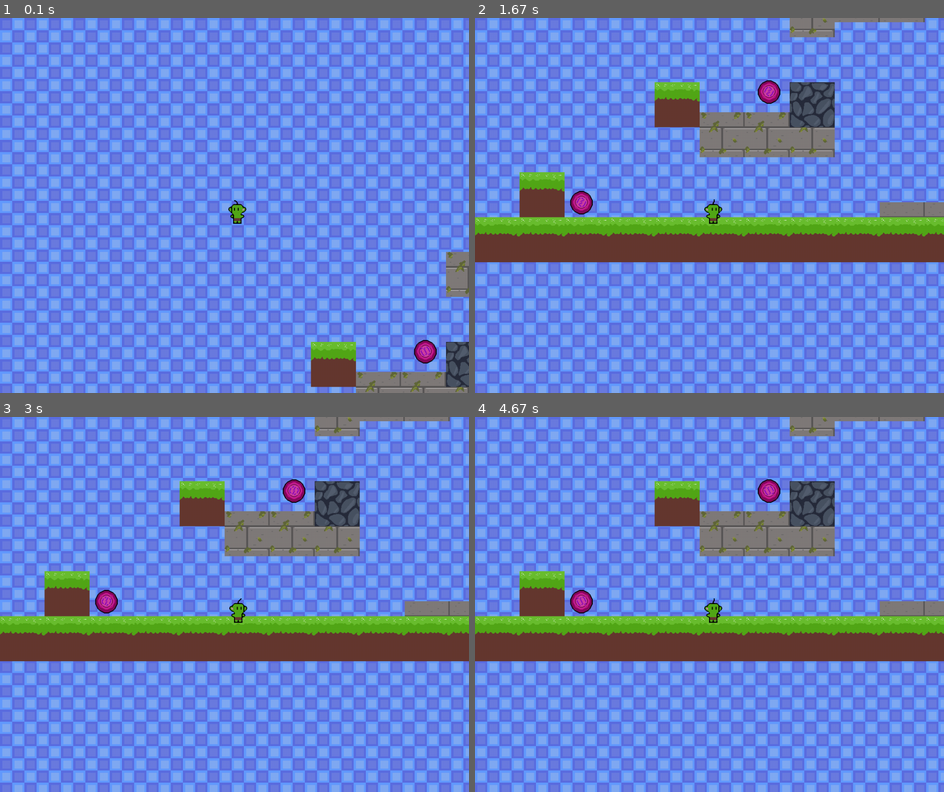
Above: before the commit, frames 1-4 (two rows, left to right).
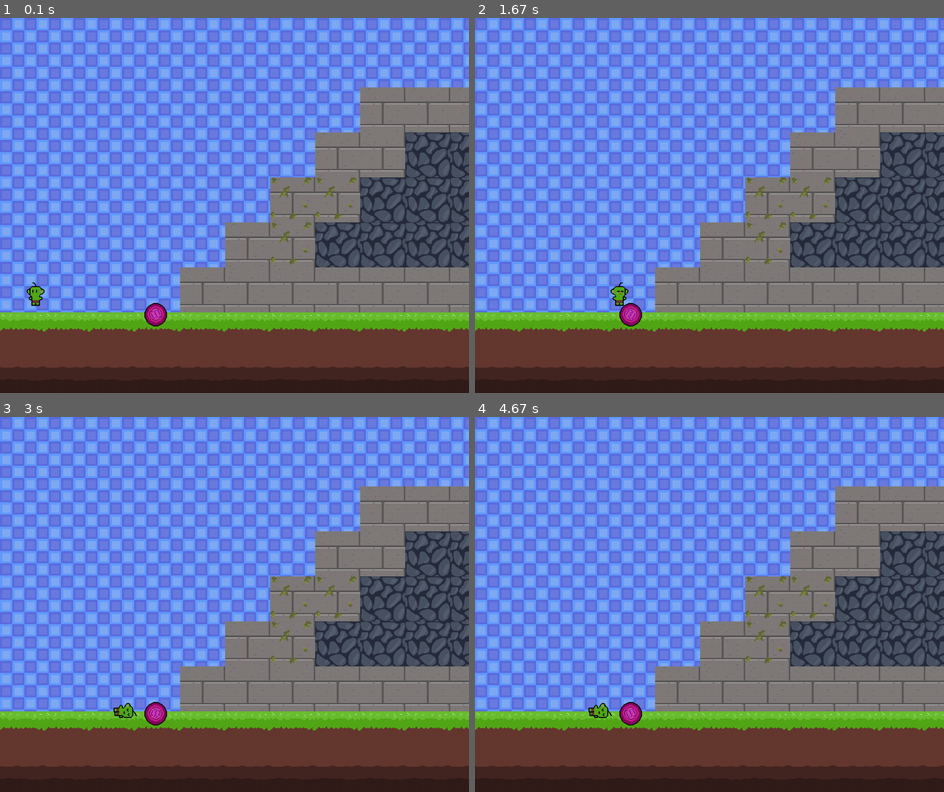
Above: after the commit, the same moments.

Repository: LeoBeox/Final_Project_PygameCE
Game: pygame game, started from main.py
The game is run twice, just before and just after one commit, with the same random seed, the same clock (stepped at 60 frames per second) and the same inputs.
Inputs:
- Up to frame 1 (0.1 s): no input
- Up to frame 2 (1.67 s): hold Right 0.33-0.8 s; hold Up 0.83-1.13 s; hold Right 1.17-1.63 s
- Up to frame 3 (3 s): no input
- Up to frame 4 (4.67 s): no input

The runs differ from the first frame. In frame 1, 47% of the frame differs, in the area x 0-100%, y 18-100%; in frame 2, 60%, in the area x 0-100%, y 0-100%; in frame 3, 60%; in frame 4, 60%.

Commit message:
Added a death state and death sprite for when the player hits the runes.

Diff:
--- a/main.py
+++ b/main.py
@@ -23,6 +23,7 @@
 # Sets window display size
 window = pygame.display.set_mode((WIDTH, HEIGHT))
 
+# Gets the flipped version of sprites that have a direction (ie. left or right)
 def flip(sprites):
     return [pygame.transform.flip(sprite, True, False) for sprite in sprites]
 
@@ -86,11 +87,11 @@
         self.fall_count = 0
         self.jump_count = 0
         self.gravity_enabled = True
-        self.current_sprite_sheet = None
         self.hit = False
         self.hit_count = 0
         self.can_move = True
-        self.health = 3
+        self.is_alive = True
+        self.health = 4
 
 
     def move(self, dx, dy):
@@ -101,7 +102,10 @@
         self.hit = True
         self.hit_count = 0
         self.health -= 1
-        self.hearts()
+        print(self.health)
+        if self.health == 0:
+            self.is_alive = False
+
 
         if self.direction == "left":
             self.x_vel = 15
@@ -109,10 +113,6 @@
             self.x_vel = -15
 
         self.can_move = False
-
-    def hearts(self):
-        if self.health == 0:
-            print("Died")
 
     def moveLeft(self, vel):
         if not self.can_move:
@@ -168,9 +168,13 @@
         self.y_vel *= -1
 
     def update_sprite(self):
+
         sprite_sheet = "idle"
 
-        if self.hit:
+        if self.is_alive == False:
+            sprite_sheet = "dead"
+            self.can_move = False
+        elif self.hit:
             sprite_sheet = "hit"
         elif self.y_vel < 0:
             sprite_sheet = "jump"
@@ -394,17 +398,16 @@
 
     block_size = 96
 
-    player = Player(100, 100, 50, 50)
+    player = Player(45, 1650, 50, 50)
     JUMP_VEL = -6
 
-    rune = Rune(100, HEIGHT - block_size - 64, 32, 64)
+    rune = Rune(300, 1700, 32, 64)
     rune2 = Rune(500, HEIGHT - block_size - 300, 32, 64)
 
 
 
-    floor = [Block(i * block_size, HEIGHT - block_size, block_size, 0, 0) for i in range(-WIDTH // block_size, WIDTH * 2 // block_size)]
-    blocks = [Block(0, HEIGHT - block_size, block_size, 0, 0)]
-    objects = [*floor , Block(0, HEIGHT - block_size * 2, block_size, 0, 0),
+
+    objects = [Block(0, HEIGHT - block_size * 2, block_size, 0, 0),
                Block(block_size * 3, HEIGHT - block_size * 4, block_size, 0, 0),
                Block(block_size * 6, HEIGHT - block_size * 6, block_size, 96, 96),
                Block(block_size * 6, HEIGHT - block_size * 4, block_size, 192, 96),
@@ -417,9 +420,9 @@
     offset_x, offset_y = 0, 0
     tilemap = TileMap('GoblinBroMap1.csv')
 
-    CAMERA_BOTTOM_LIMIT = 1200
-    CAMERA_RIGHT_LIMIT = 4800
-    CAMERA_LEFT_LIMIT = -1200
+    CAMERA_BOTTOM_LIMIT = 1100
+    CAMERA_RIGHT_LIMIT = 3800
+    CAMERA_LEFT_LIMIT = 0
 
     run = True
     while run:
@@ -447,7 +450,7 @@
         offset_x += (target_offset_x - offset_x) * 0.15 # Smoothness
 
         # Changes X-Camera so it does not go beyond right limit
-        offset_x = min(target_offset_x, CAMERA_RIGHT_LIMIT)
+        offset_x = max(CAMERA_LEFT_LIMIT, min(target_offset_x, CAMERA_RIGHT_LIMIT))
 
         # Offsets Y-Camera to the player so that it is centered
         target_offset_y = player.rect.y - HEIGHT // 2 + player.rect.height // 2
Binary file added: assets/MainCharacter/GoblinBro/dead.png
